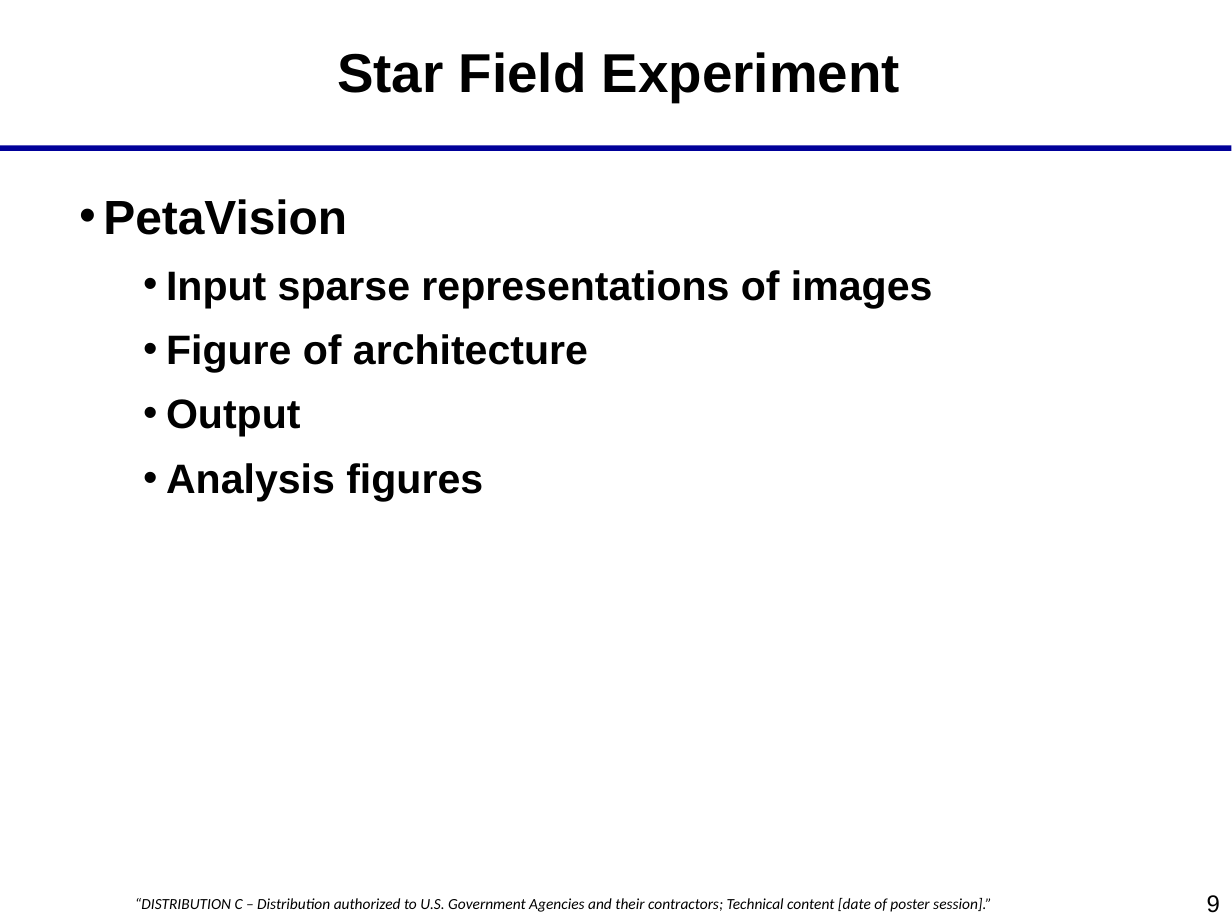
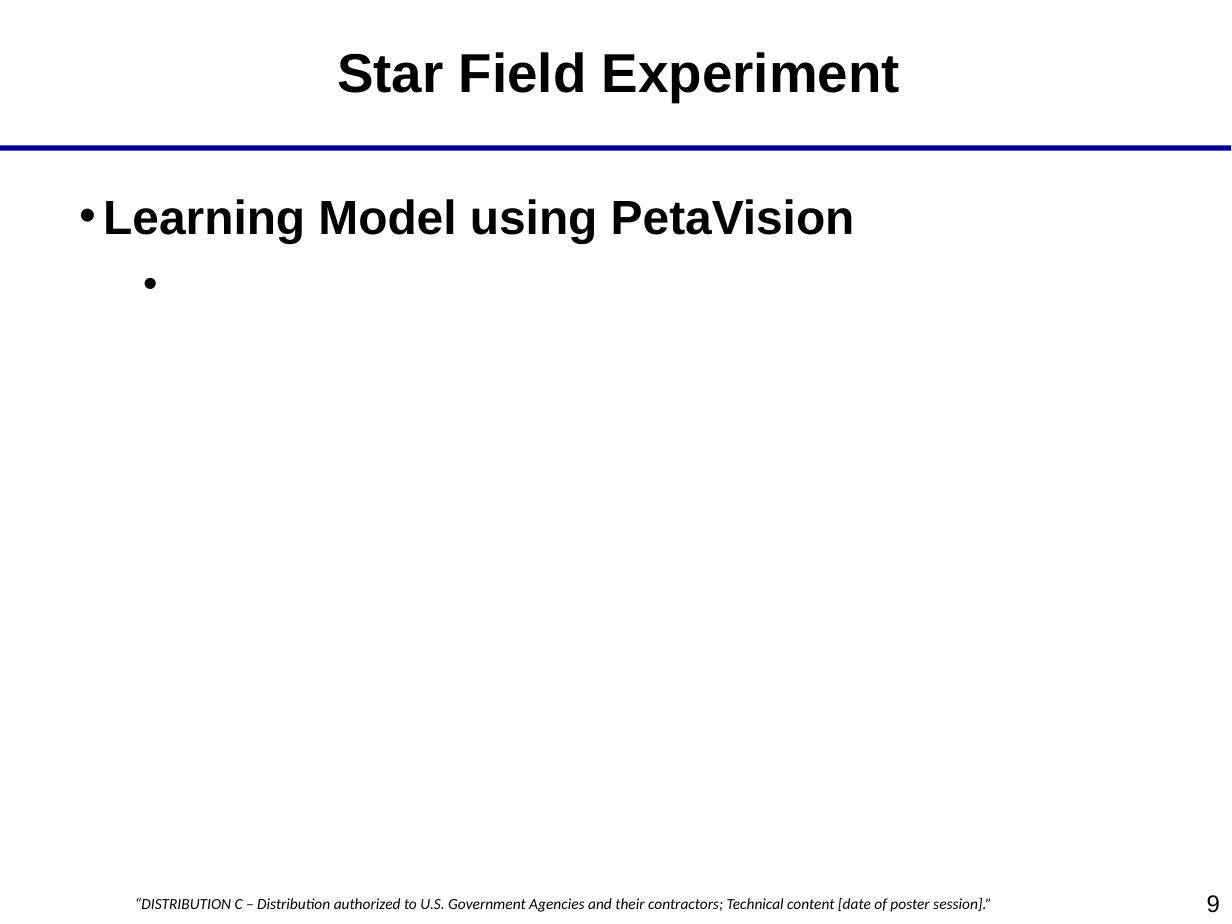
Before and after one commit to savannaos/Star-Field-Transformations, a slide deck: slide 9 of documents/starfields.ppt. Drawn at 1232x924 pixels with LibreOffice and Linux fonts; fonts in the diff are those of the drawing; background and template pictures are left out. Boxes give left, top, right and bottom in pixels: in the first picture for what was removed or moved away, otherwise in the second. Text is boxed around its words. In the diff, an @@ line names an element or a change of style, - is before the commit and + after.

```diff
--- a/documents/starfields.ppt
+++ b/documents/starfields.ppt
@@ text at (103,199,855,243): text changed; size 24 to 28 pt @@
-• PetaVision
-• Input sparse representations of images
-• Figure of architecture
-• Output
-• Analysis figures
+• Learning Model using PetaVision
```
Also in this commit, not shown: 4 other slides changed, 2 slides added, 2 slides removed, 4 other files.
